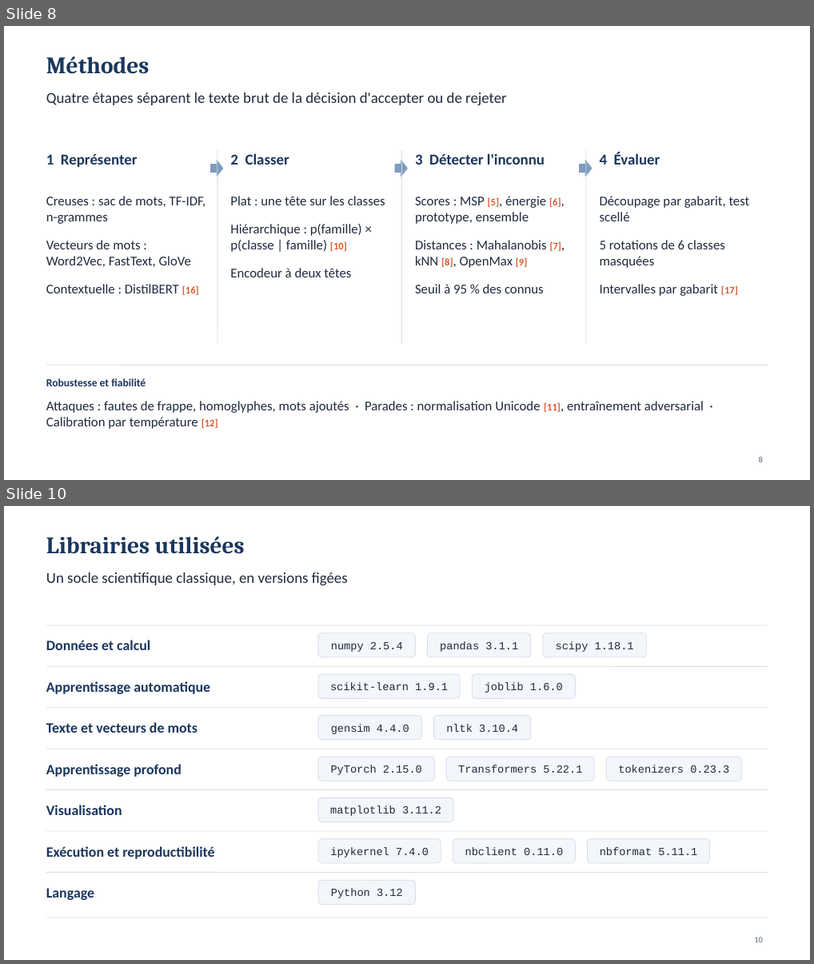
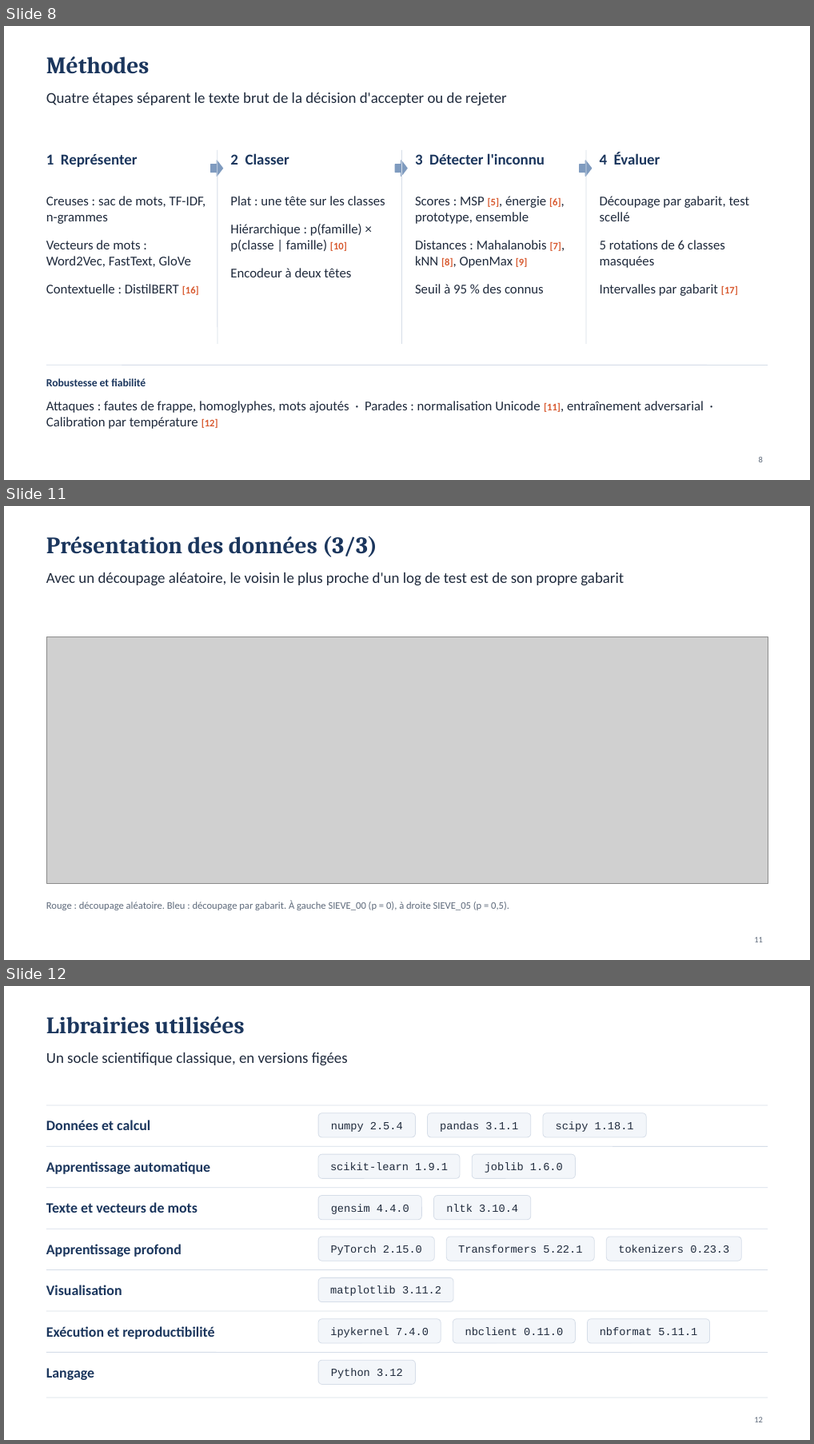
Before and after one commit to MADENIYOU/siem-open-world-log-classification, a slide deck: presentation/Soutenance_SIEM_monde_ouvert.pptx. Shown one above the other, each under a label of ours: slides 8 and 10 before the commit, slides 8, 11 and 12 after it; the slides between them are not shown. The pictures are 814x964 and 814x1444 pixels, drawn with LibreOffice and Linux fonts; fonts in the diff are those of the drawing; grey boxes stand for pictures. Boxes give left, top, right and bottom in pixels: in the first picture for what was removed or moved away, otherwise in the second. Text is boxed around its words. In the diff, an @@ line names an element or a change of style, - is before the commit and + after.

```diff
--- a/presentation/Soutenance_SIEM_monde_ouvert.pptx
+++ b/presentation/Soutenance_SIEM_monde_ouvert.pptx
@@ slide 11 added at (4,506,810,960), background #FFFFFF @@
@@ title added at (46,536,378,557), 28 pt, text #1B365D, bold @@
+Présentation des données (3/3)
@@ text added at (46,572,624,586), 18 pt, text #1F2A3C @@
+Avec un découpage aléatoire, le voisin le plus proche d'un log de test est de son propre gabarit
@@ picture added at (46,637,768,884) @@
@@ text added at (46,900,510,910), 12 pt, text #5F6B7C @@
+Rouge : découpage aléatoire. Bleu : découpage par gabarit. À gauche SIEVE_00 (p = 0), à droite SIEVE_05 (p = 0,5).
@@ page number added at (754,936,763,942), 10 pt, text #5F6B7C @@
+11
@@ what was slide 10 is now slide 12 @@
```
Also in this commit, not shown: 1 slide changed, 2 other slides added, 1 slide removed, 3 other files.
